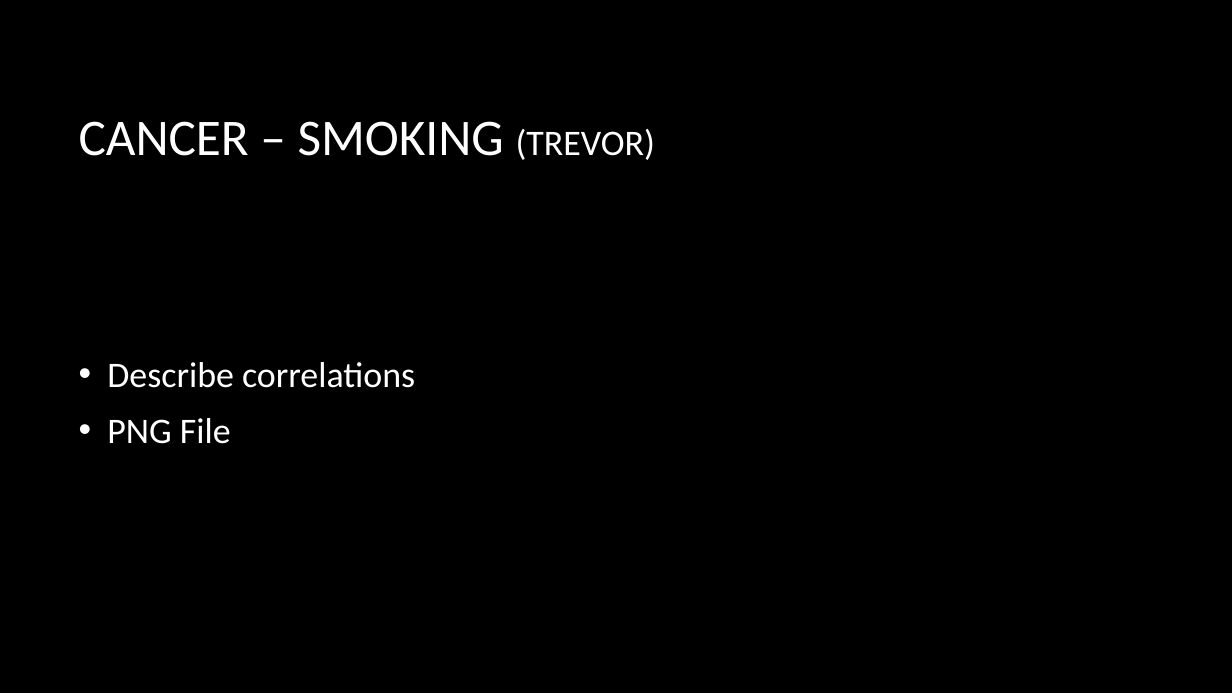
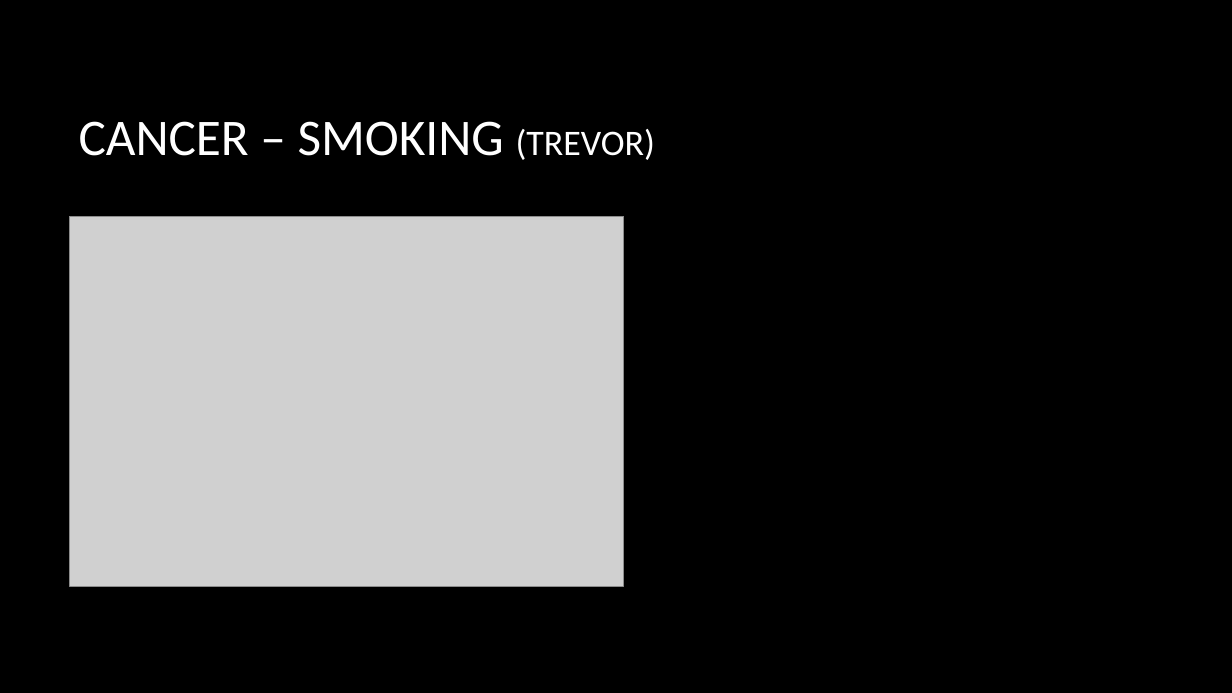
Before and after one commit to Phantogram/Project-BTTV, a slide deck: slide 11 of Project_One_BTTV.pptx. Drawn at 1232x693 pixels with LibreOffice and Linux fonts; fonts in the diff are those of the drawing; grey boxes stand for pictures; background and template pictures are left out. Boxes give left, top, right and bottom in pixels: in the first picture for what was removed or moved away, otherwise in the second. Text is boxed around its words. In the diff, an @@ line names an element or a change of style, - is before the commit and + after.

Commit message:
Trevor'S Slide

```diff
--- a/Project_One_BTTV.pptx
+++ b/Project_One_BTTV.pptx
@@ picture added at <box>69,216,624,586</box> @@
@@ text removed at <box>107,362,415,444</box> @@
-• Describe correlations
-• PNG File
```
Also in this commit, not shown: 1 other file.
